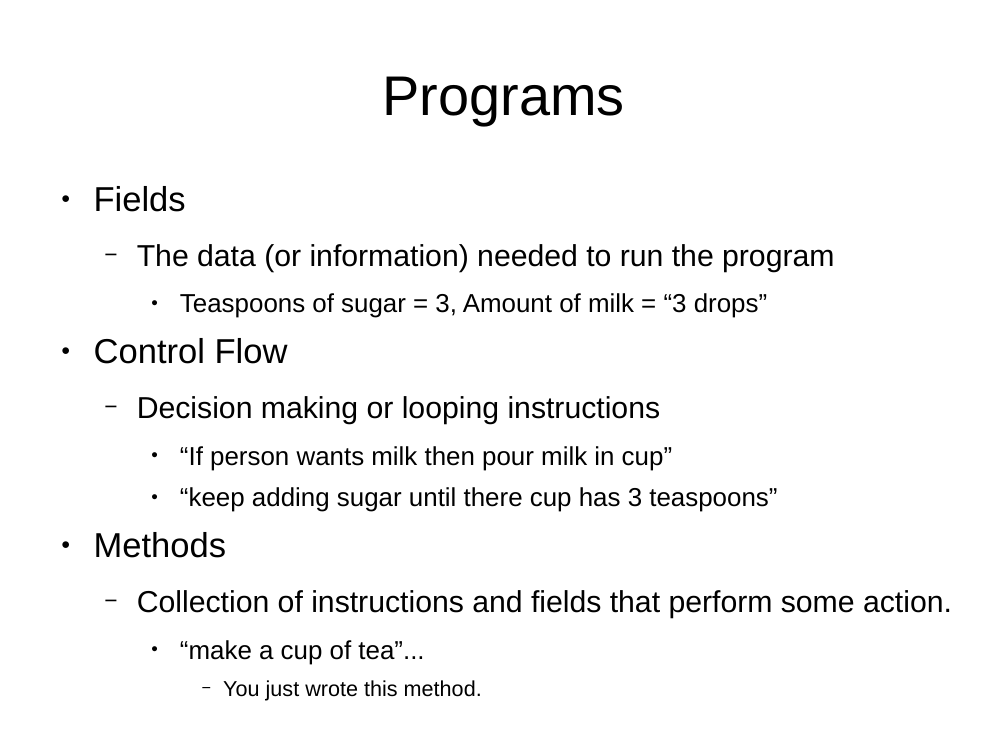
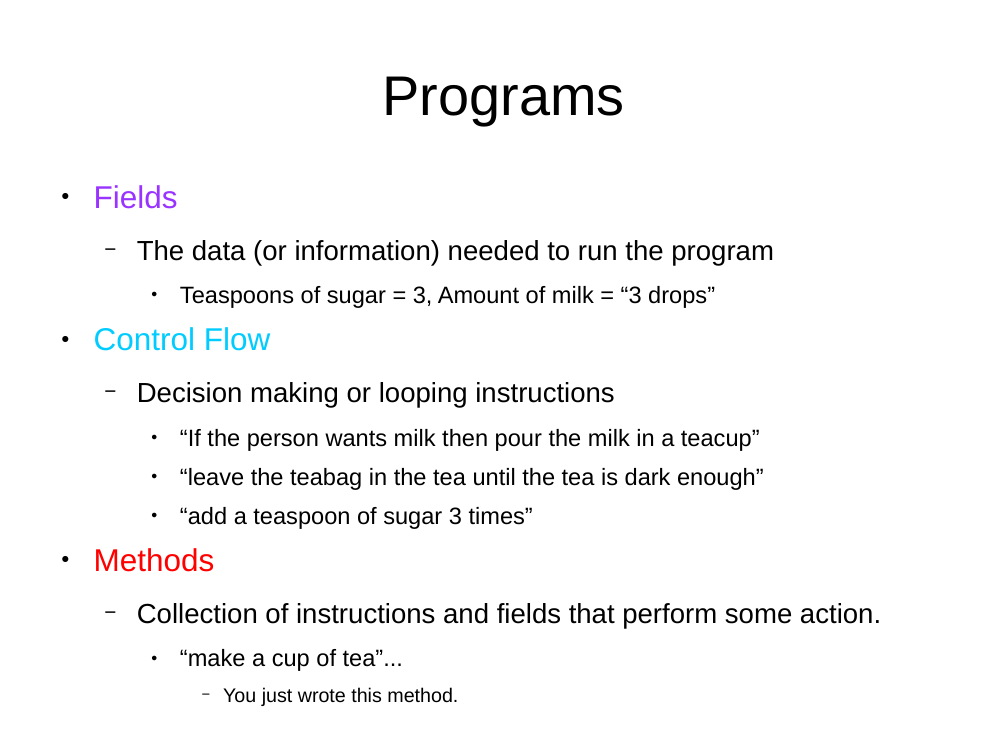
Before and after one commit to mtaylor/mirobotnics, a slide deck: slide 8 of slides.odp. Drawn at 1008x756 pixels with LibreOffice and Linux fonts; fonts in the diff are those of the drawing. Boxes give left, top, right and bottom in pixels: in the first picture for what was removed or moved away, otherwise in the second. Text is boxed around its words. In the diff, an @@ line names an element or a change of style, - is before the commit and + after.

Commit message:
updated slides

```diff
--- a/slides.odp
+++ b/slides.odp
@@ text at (94, 185, 881, 706): size 27.2 to 24.8 pt in "Fields", "Control Flow", "Methods"; text colour #000000 to #9933FF in "Fields"; size 23.8 to 21.7 pt in "The data (or information) needed to run ...", "Decision making or looping instructions", "Collection of instructions and fields that perform ..."; size 20.4 to 18.6 pt in "Teaspoons of sugar = 3, Amount of ...", "“make a cup of tea”..."; text colour #000000 to #00CCFF in "Control Flow"; text colour #000000 to #FF0000 in "Methods"; size 17 to 15.5 pt in "You just wrote this method." @@
@@ text at (180, 429, 764, 529): text changed; size 20.4 to 18.6 pt @@
-    ● “If person wants milk then pour milk in cup”
-    ● “keep adding sugar until there cup has 3 teaspoons”
+    ● “If the person wants milk then pour the milk in a teacup”
+    ● “leave the teabag in the tea until the tea is dark enough”
+    ● “add a teaspoon of sugar 3 times”
```
Also in this commit, not shown: 3 other slides changed, 5 slides added, 2 slides removed.
